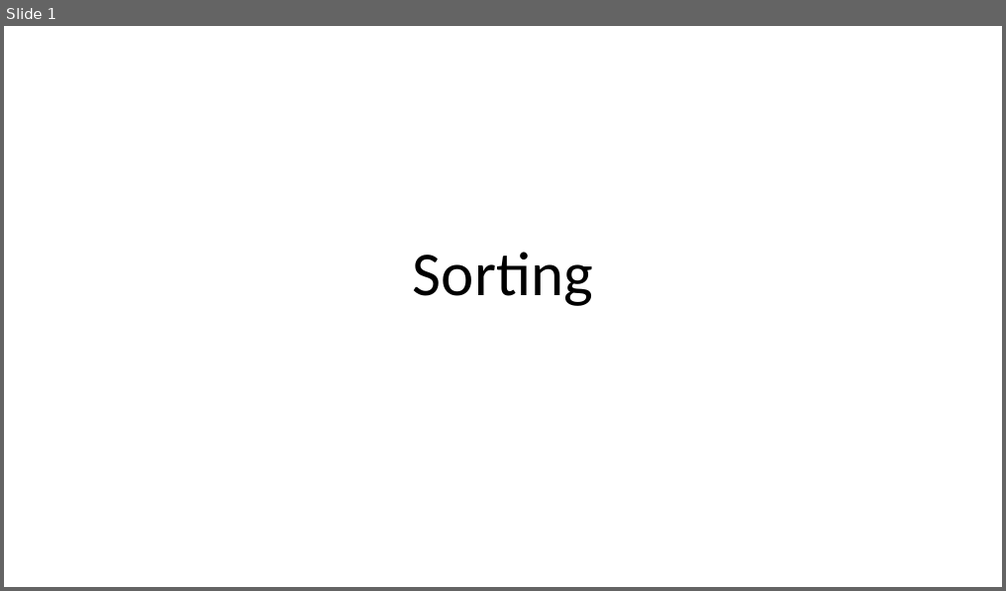
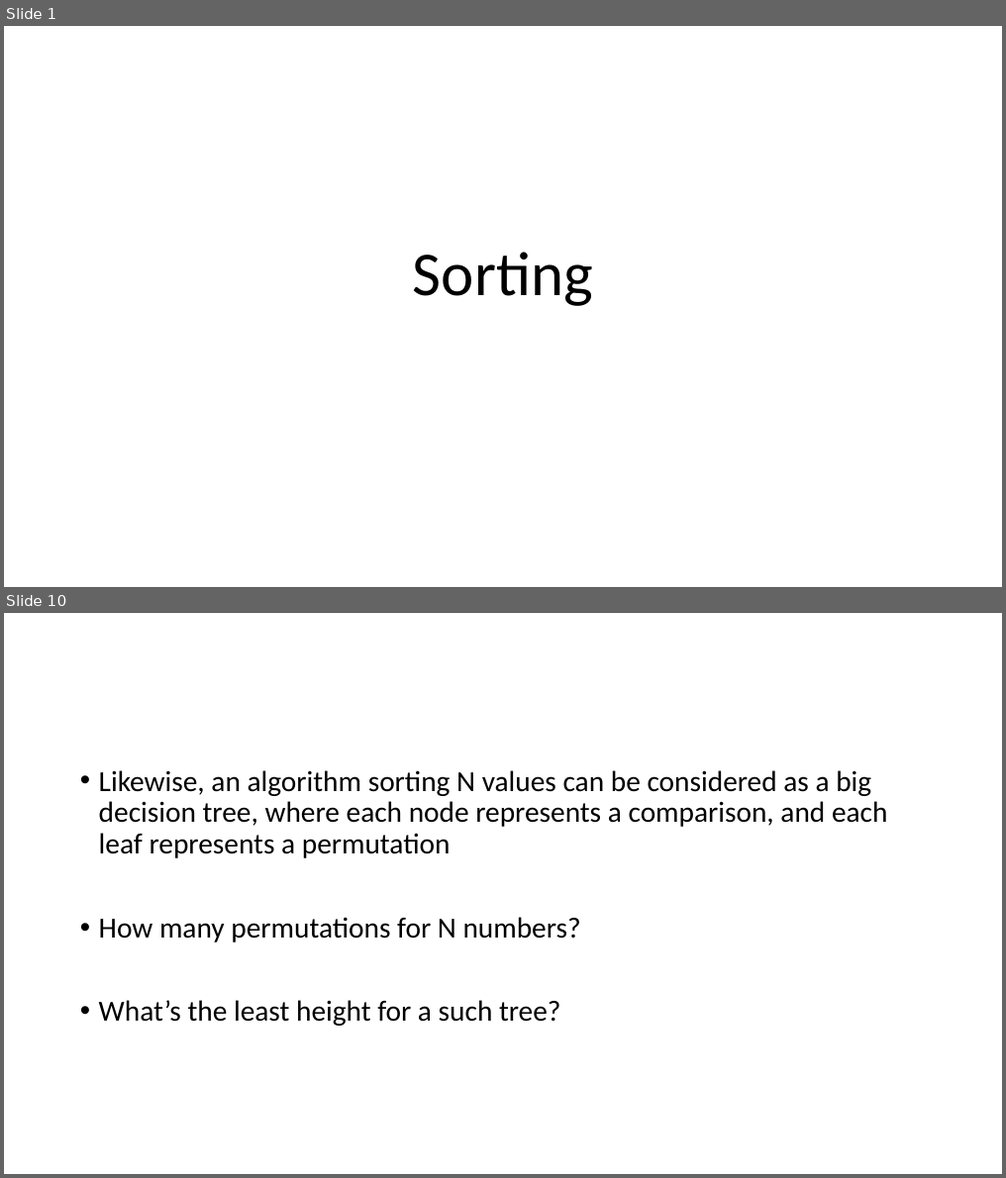
Before and after one commit to kwea123/cpp_data_algo, a slide deck: 5.pptx. Shown one above the other, each under a label of ours: slide 1 before the commit, slides 1 and 10 after it; the slides between them are not shown. The pictures are 1006x591 and 1006x1178 pixels, drawn with LibreOffice and Linux fonts; fonts in the diff are those of the drawing. Boxes give left, top, right and bottom in pixels: in the first picture for what was removed or moved away, otherwise in the second. Text is boxed around its words. In the diff, an @@ line names an element or a change of style, - is before the commit and + after.

```diff
--- a/5.pptx
+++ b/5.pptx
@@ slide 10 added at (4, 613, 1002, 1174), background #FFFFFF @@
@@ text added at (99, 770, 888, 1026), 28 pt, text #000000 @@
+• Likewise, an algorithm sorting N values can be considered as a big decision tree, where each node represents a comparison, and each leaf represents a permutation
+• How many permutations for N numbers?
+• What’s the least height for a such tree?
```
Also in this commit, not shown: 37 other slides added, 10 other files.
